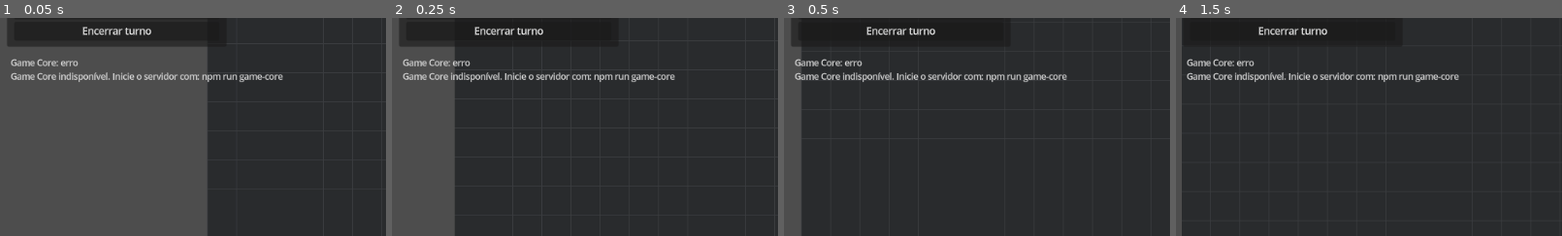
Above: before the commit, frames 1-4 (left to right).
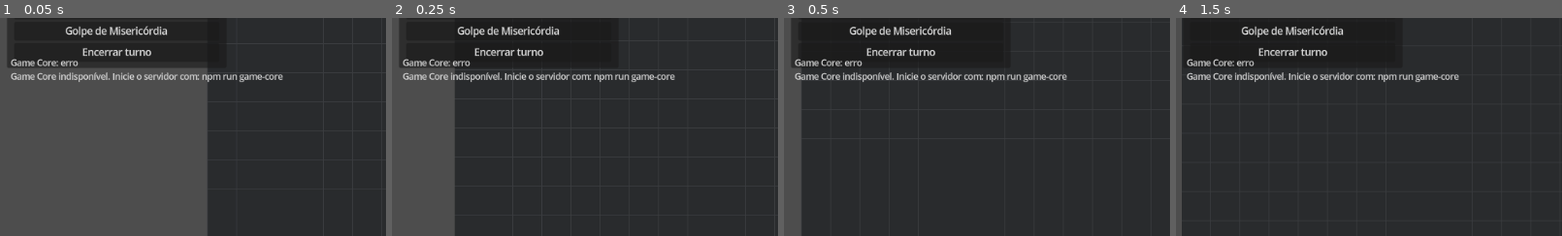
Above: after the commit, the same moments.

Repository: wchichura-maker/dnd
Game: Godot game, scene res://scenes/Main.tscn
Two runs of this game, one before a commit and one after it. Both use one fixed random seed, a clock stepped at 60 frames per second and the inputs below.
Inputs (mouse positions are % of the whole screen's width and height, from its top left):
- Up to frame 1 (0.05 s): no input
- Up to frame 2 (0.25 s): no input
- Up to frame 3 (0.5 s): no input
- Up to frame 4 (1.5 s): click (15, 23) at 0.5 s, where only the run after the commit has a clickable "Golpe de Misericórdia"; click "Iniciar combate" at 1.25 s
The pictures show only the part of the screen within x 0-50%, y 20-70%; the shares and areas given below are measured in that part.

The runs differ from the first frame. In frame 1, 5.0% of the frame differs, in the area x 2-54%, y 3-23%; in frame 2, 2.1%; in frame 3, 1.4%; in frame 4, 1.1%.

Commit message:
Add Coup de Grace action button to Godot HUD

Diff:
--- a/godot/scenes/Main.tscn
+++ b/godot/scenes/Main.tscn
@@ -32,7 +32,7 @@
 offset_left = 18.0
 offset_top = 18.0
 offset_right = 380.0
-offset_bottom = 190.0
+offset_bottom = 220.0
 
 [node name="Margin" type="MarginContainer" parent="CombatHUD/Panel"]
 theme_override_constants/margin_left = 12
@@ -54,6 +54,9 @@
 [node name="Attack" type="Button" parent="CombatHUD/Panel/Margin/VBox"]
 text = "Atacar alvo"
 
+[node name="CoupDeGrace" type="Button" parent="CombatHUD/Panel/Margin/VBox"]
+text = "Golpe de Misericórdia"
+
 [node name="EndTurn" type="Button" parent="CombatHUD/Panel/Margin/VBox"]
 text = "Encerrar turno"
 
